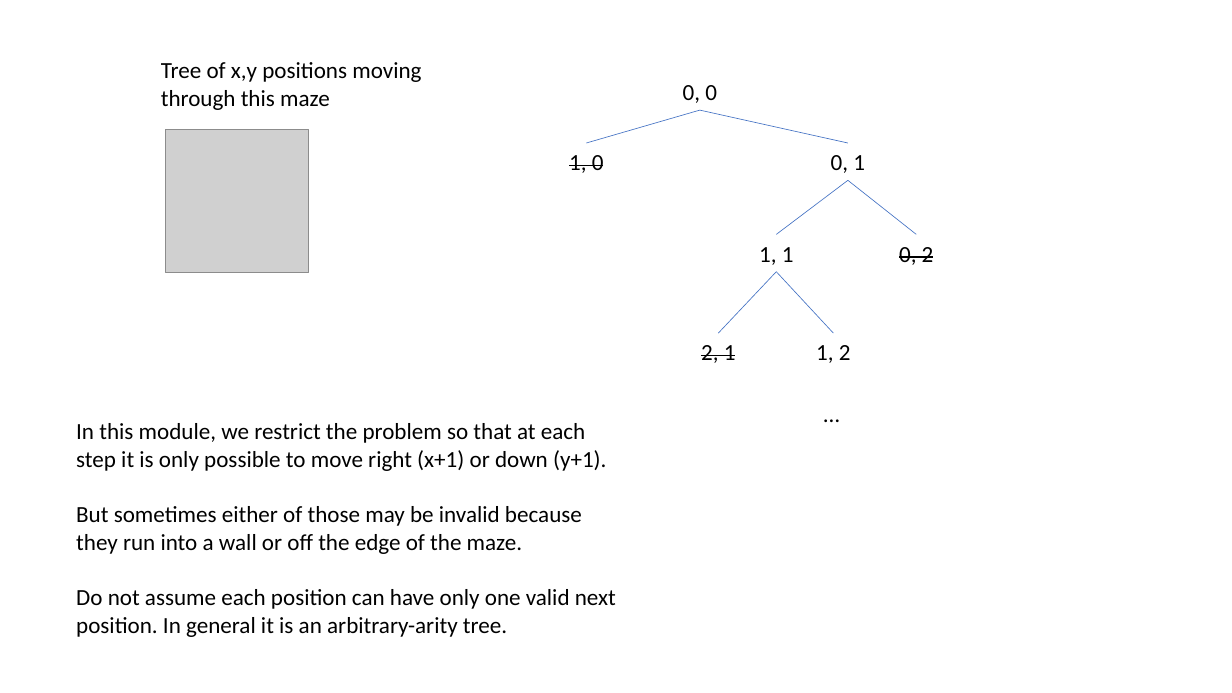
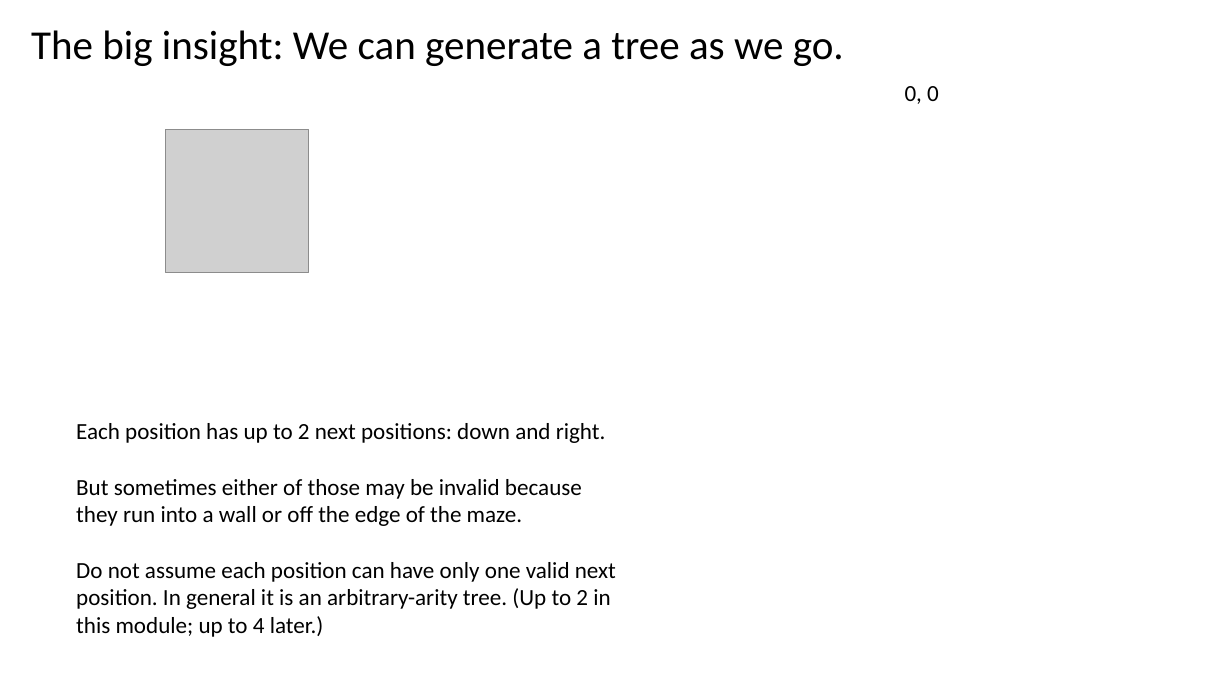
Before and after one commit to GregorKiczales/spd-materials, a slide deck: slide 6 of instructor/l16/l16-pad.pptx (slide 5 before the commit). Drawn at 1232x693 pixels with LibreOffice and Linux fonts; fonts in the diff are those of the drawing; grey boxes stand for pictures. Boxes give left, top, right and bottom in pixels: in the first picture for what was removed or moved away, otherwise in the second. Text is boxed around its words. In the diff, an @@ line names an element or a change of style, - is before the commit and + after.

```diff
--- a/instructor/l16/l16-pad.pptx
+++ b/instructor/l16/l16-pad.pptx
@@ text at (31, 30, 844, 66): text changed; size 18 to 32 pt @@
-Tree of x,y positions moving through this maze
+The big insight: We can generate a tree as we go.
@@ text "0, 0": place and size @@
-text "0, 0" at (683, 85, 717, 103)
+text "0, 0" at (905, 86, 939, 104)
@@ group removed at (569, 110, 946, 432): 7 texts, 6 lines @@
-1, 0
-0, 1
-1, 1
-0, 2
-2, 1
-1, 2
-…
@@ text at (76, 423, 606, 443): text changed @@
-In this module, we restrict the problem so that at each step it is only possible to move right (x+1) or down (y+1).
+Each position has up to 2 next positions: down and right.
@@ text at (76, 562, 616, 637): text changed @@
-Do not assume each position can have only one valid next position. In general it is an arbitrary-arity tree.
+Do not assume each position can have only one valid next position. In general it is an arbitrary-arity tree. (Up to 2 in this module; up to 4 later.)
```
Also in this commit, not shown: 1 other slide changed, 3 slides added.
